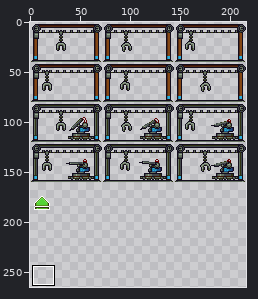
Sprite sheet, stored at BlavsArmoredWarfare/ENTITIES/STRUCTURES/VehicleBuilder/VehicleBuilder.png. The first picture is a wide view before the edit; the outline marks the close-up.
Close-up. First the earlier version:
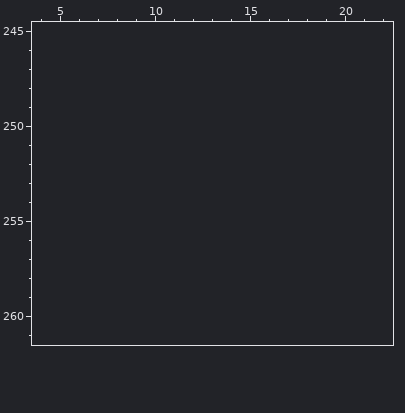
The file is 216x192 pixels. Colours within 5 levels of each other are drawn and written as one. Shown: x 4..22, y 245..261. The old version is drawn lined up with the new one, on the new canvas. The wide view leaves out empty margins. The commit also changed other parts of the picture, which this record leaves out.
New version:
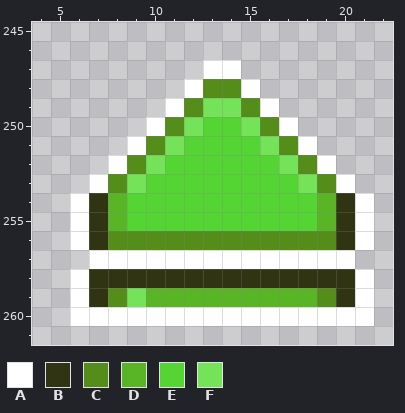
Palette (. is transparent): A #ffffff  B #313412  C #558d1b  D #5ab526  E #54d534  F #74e35a
The edit:
canvas 216x192 -> 216x278
y 247: x 13..14 .. -> AA
y 248: x 12..15 .... -> ACCA
y 249: x 11..16 ...... -> ACFFCA
y 250: x 10..17 ........ -> ACFEEFCA
y 251: x 9..18 .......... -> ACFEEEEFCA
y 252: x 8..19 ............ -> ACFEEEEEEFCA
y 253: x 7..20 .............. -> ACFEEEEEEEEFCA
y 254..255: x 6..21 ................ -> ABDEEEEEEEEEEDBA
y 256: x 6..21 ................ -> ABCCCCCCCCCCCCBA
y 257: x 7..20 .............. -> AAAAAAAAAAAAAA
y 258: x 6..21 ................ -> ABBBBBBBBBBBBBBA
y 259: x 6..21 ................ -> ABCFDDDDDDDDDCBA
y 260: x 6..21 ................ -> AAAAAAAAAAAAAAAA
Changed places in both close-ups, as pixel boxes (x1, y1, x2, y2):
added: (70, 60, 374, 326)
